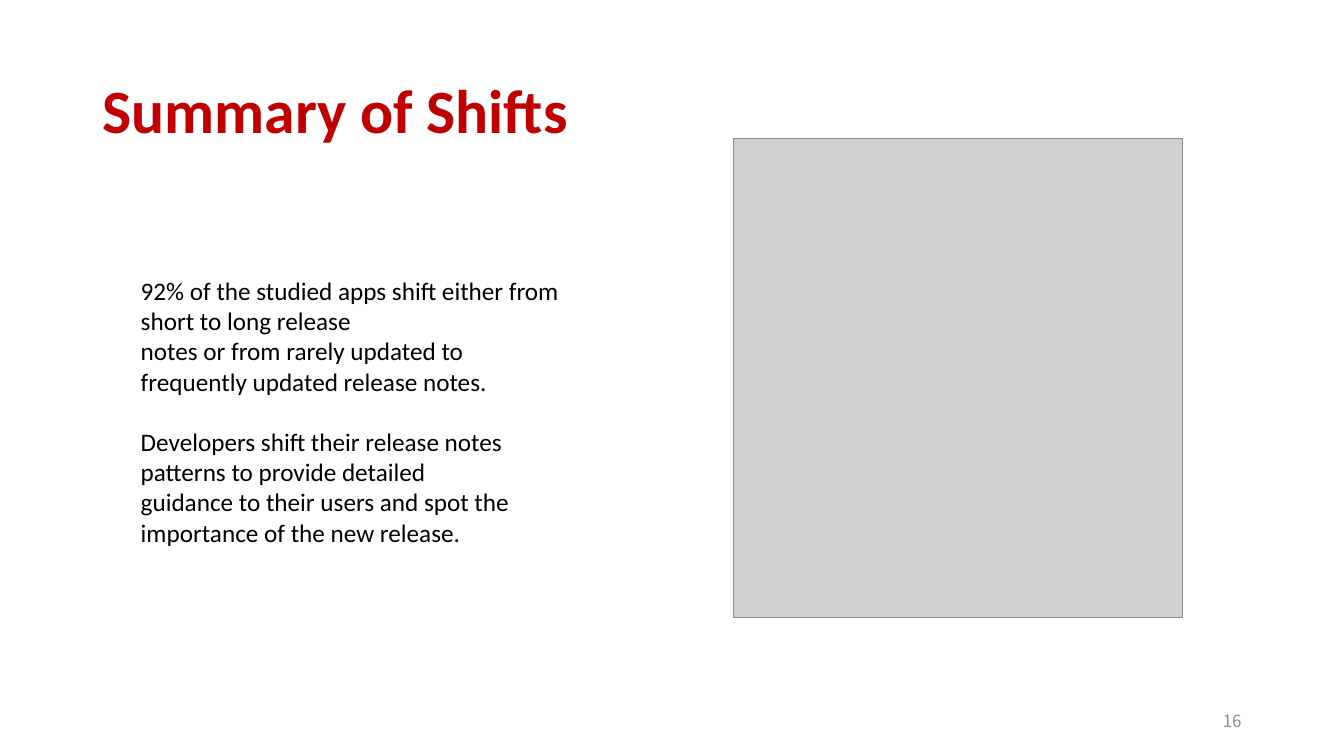
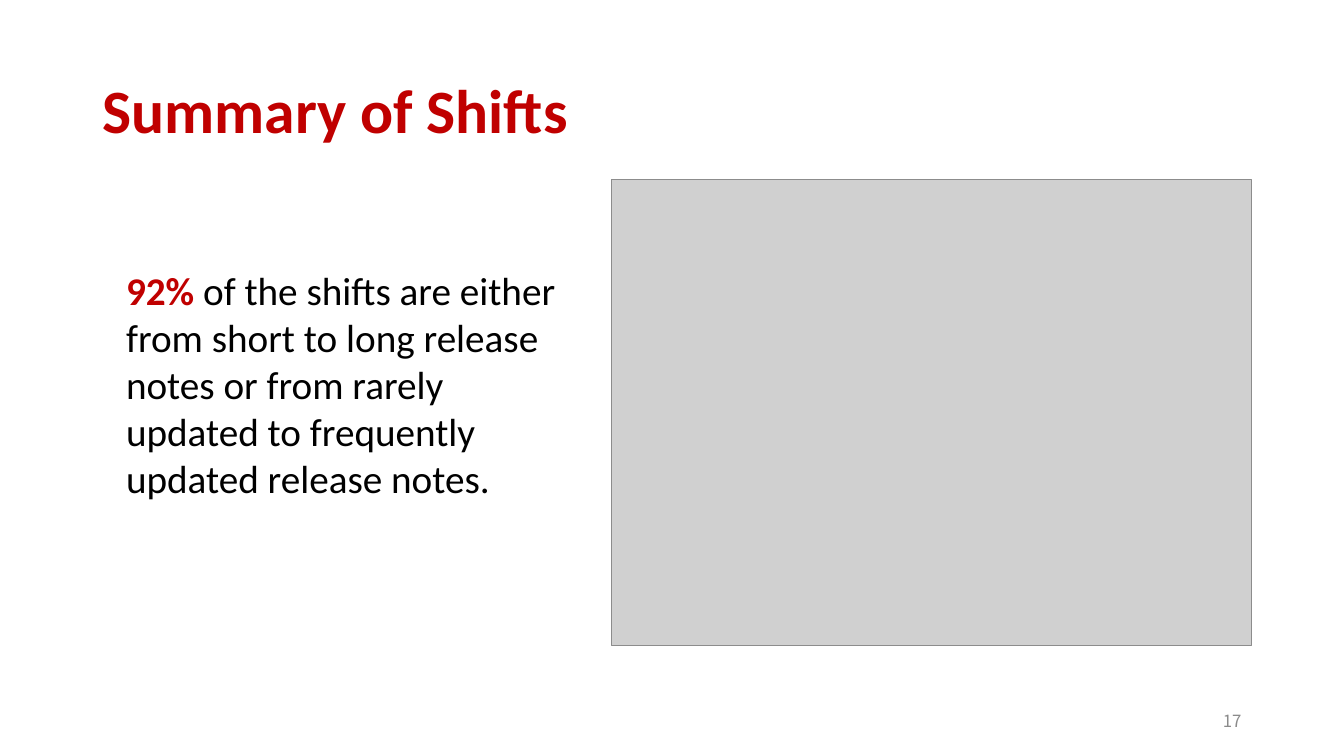
Before and after one commit to aidanby/aidanby.github.io, a slide deck: slide 17 of files/icse22.pptx (slide 16 before the commit). Drawn at 1344x756 pixels with LibreOffice and Linux fonts; fonts in the diff are those of the drawing; grey boxes stand for pictures. Boxes give left, top, right and bottom in pixels: in the first picture for what was removed or moved away, otherwise in the second. Text is boxed around its words. In the diff, an @@ line names an element or a change of style, - is before the commit and + after.

```diff
--- a/files/icse22.pptx
+++ b/files/icse22.pptx
@@ picture resized from (x1=733, y1=138, x2=1183, y2=618) to (x1=611, y1=179, x2=1251, y2=645) @@
@@ text at (x1=126, y1=277, x2=555, y2=500): text changed; size 18 to 28 pt @@
-92% of the studied apps shift either from short to long release
-notes or from rarely updated to frequently updated release notes.
-Developers shift their release notes patterns to provide detailed
-guidance to their users and spot the importance of the new release.
+92% of the shifts are either from short to long release
+notes or from rarely updated to frequently updated release notes.
@@ page number at (x1=1223, y1=715, x2=1242, y2=727): text changed @@
-16
+17
```
Also in this commit, not shown: 14 other slides changed, 1 slide added.
